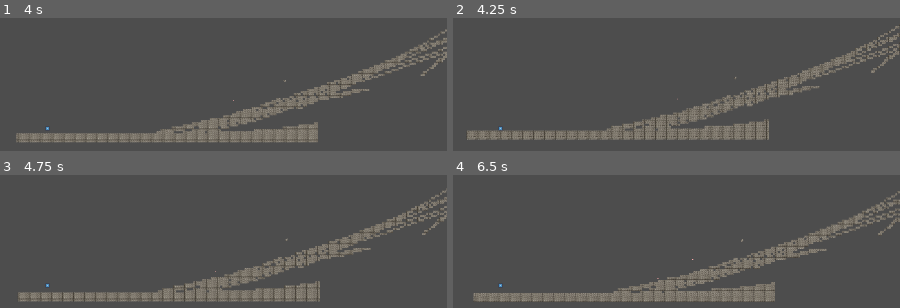
Above: before the commit, frames 1-4 (two rows, left to right).
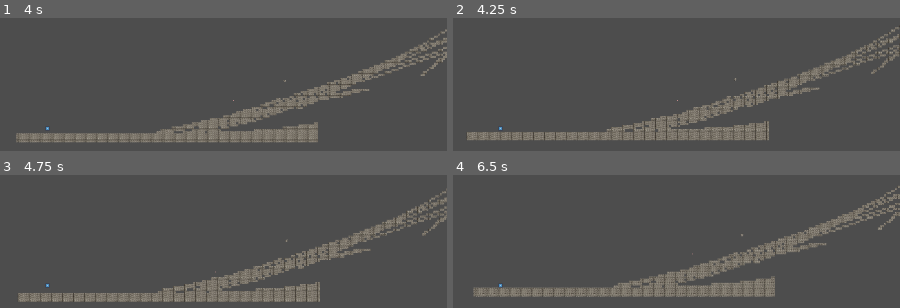
Above: after the commit, the same moments.

Repository: Sogrief/stairs
Game: Godot game, scene res://scenes/level/main.tscn
Two runs of this game, one before a commit and one after it. Both use one fixed random seed, a clock stepped at 60 frames per second and the inputs below. The engine's default icon, where the game draws it, is replaced by a stand-in: a white triangle on a blue panel in a dark square.
Inputs:
- Up to frame 1 (4 s): hold Up (jump) 0.53-1.28 s; hold Right (move_right) 0.53-2.03 s; tap Up (jump) at 1.35, 1.52, 1.82, 2.85, 3.02, 3.32 s; hold Left (move_left) 2.03-2.78 s; hold Up (jump) 2.03-2.78 s; hold Right (move_right) from 2.78 s (still down); hold Up (jump) from 3.53 s (still down)
- Up to frame 2 (4.25 s): keep holding Right (move_right); keep holding Up (jump)
- Up to frame 3 (4.75 s): release Right (move_right) at 4.28 s; release Up (jump) at 4.28 s; hold Left (move_left) from 4.28 s (still down); tap Up (jump) at 4.35, 4.52 s
- Up to frame 4 (6.5 s): tap Up (jump) at 4.82, 5.85, 6.02, 6.32 s; release Left (move_left) at 5.03 s; hold Right (move_right) 5.03-5.78 s; hold Up (jump) 5.03-5.78 s; hold Left (move_left) from 5.78 s (still down)

Frame 1 is identical in both runs. In frame 2, 3.5% of the frame differs, in the area x 3-100%, y 6-92%; in frame 3, 2.8%; in frame 4, 9.8%, in the area x 4-100%, y 8-96%.

Commit message:
fonctionnalité de jump en continu lors de la touche enfoncée

Diff:
--- a/scenes/player/scripts/player.gd
+++ b/scenes/player/scripts/player.gd
@@ -16,7 +16,7 @@
 	if not is_on_floor():
 		velocity.y += gravity * delta
 
-	if Input.is_action_just_pressed("jump") and (is_on_floor() || jump_count > 0):
+	if Input.is_action_pressed("jump") and (is_on_floor() || jump_count > 0):
 		jump_count = 0
 		velocity.y = JUMP_VELOCITY
 
